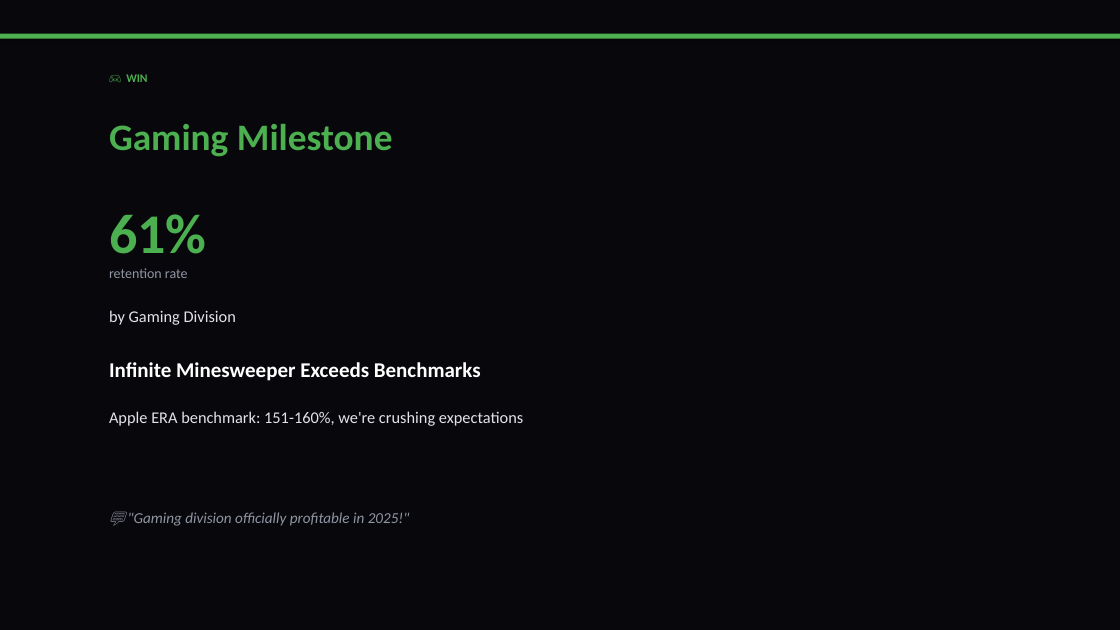
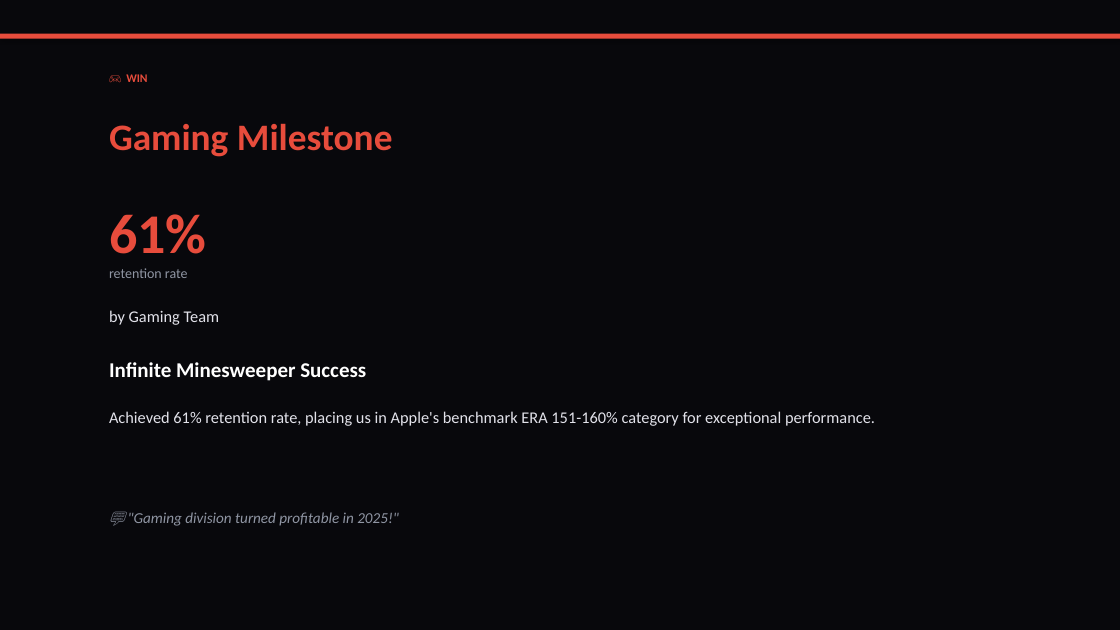
Before and after one commit to liliyagarifullina-maker/appodeal-pulse, a slide deck: slide 13 of data/archive/pulse_2026-03-12.pptx. Drawn at 1120x630 pixels with LibreOffice and Linux fonts; fonts in the diff are those of the drawing. Boxes give left, top, right and bottom in pixels: in the first picture for what was removed or moved away, otherwise in the second. Text is boxed around its words. In the diff, an @@ line names an element or a change of style, - is before the commit and + after.

```diff
--- a/data/archive/pulse_2026-03-12.pptx
+++ b/data/archive/pulse_2026-03-12.pptx
@@ rectangle at (x1=0, y1=34, x2=1120, y2=39): fill #4CAF50 to #E74C3C @@
@@ text colour #4CAF50 to #E74C3C in 3 elements at (x1=126, y1=74, x2=147, y2=82), (x1=109, y1=123, x2=393, y2=157), (x1=109, y1=214, x2=206, y2=254) @@
@@ text at (x1=109, y1=310, x2=220, y2=325): text changed @@
-by Gaming Division
+by Gaming Team
@@ text at (x1=109, y1=362, x2=366, y2=381): text changed @@
-Infinite Minesweeper Exceeds Benchmarks
+Infinite Minesweeper Success
@@ text at (x1=109, y1=411, x2=875, y2=426): text changed @@
-Apple ERA benchmark: 151-160%, we're crushing expectations
+Achieved 61% retention rate, placing us in Apple's benchmark ERA 151-160% category for exceptional performance.
@@ text at (x1=128, y1=512, x2=399, y2=526): text changed @@
-💬 "Gaming division officially profitable in 2025!"
+💬 "Gaming division turned profitable in 2025!"
```
Also in this commit, not shown: 11 other slides changed, 5 slides added, 4 slides removed, 2 other files.
